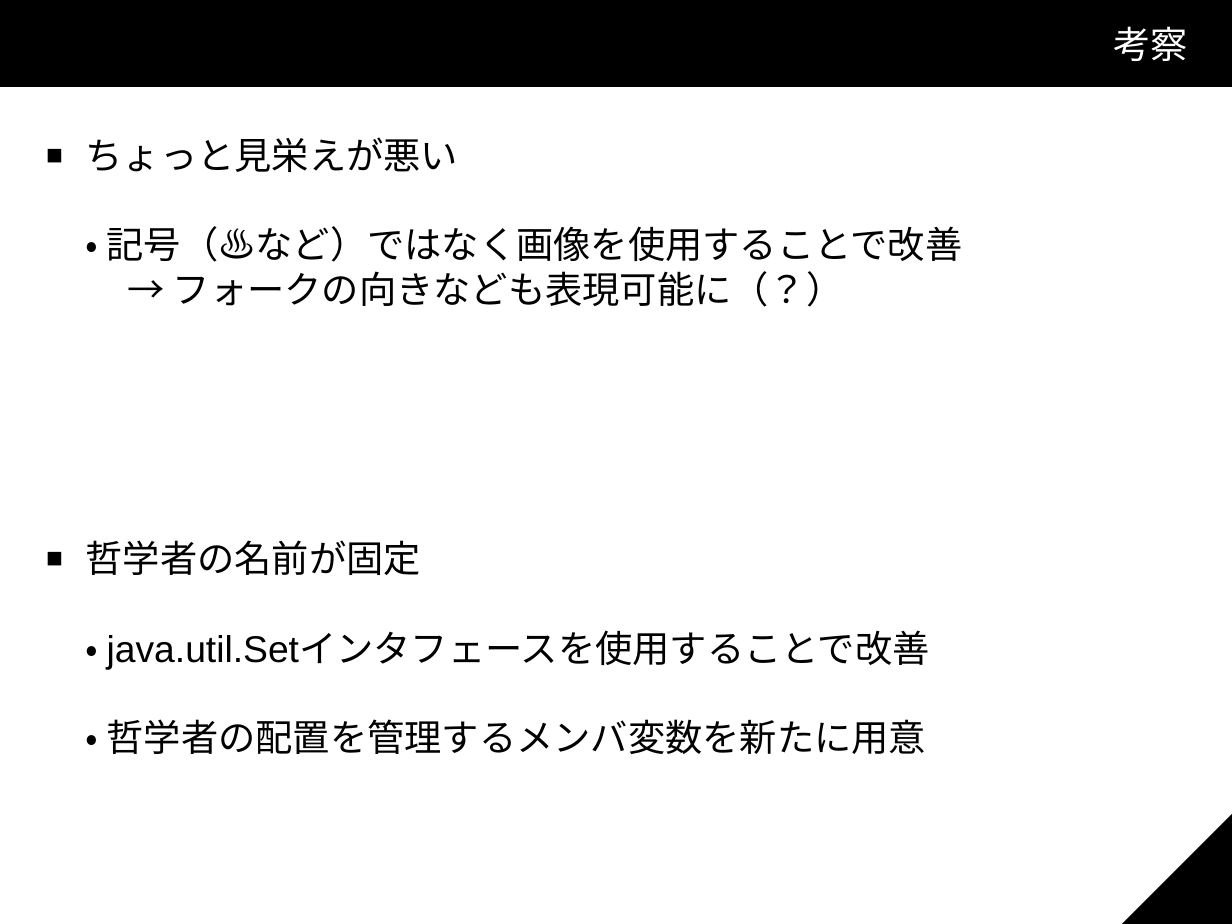
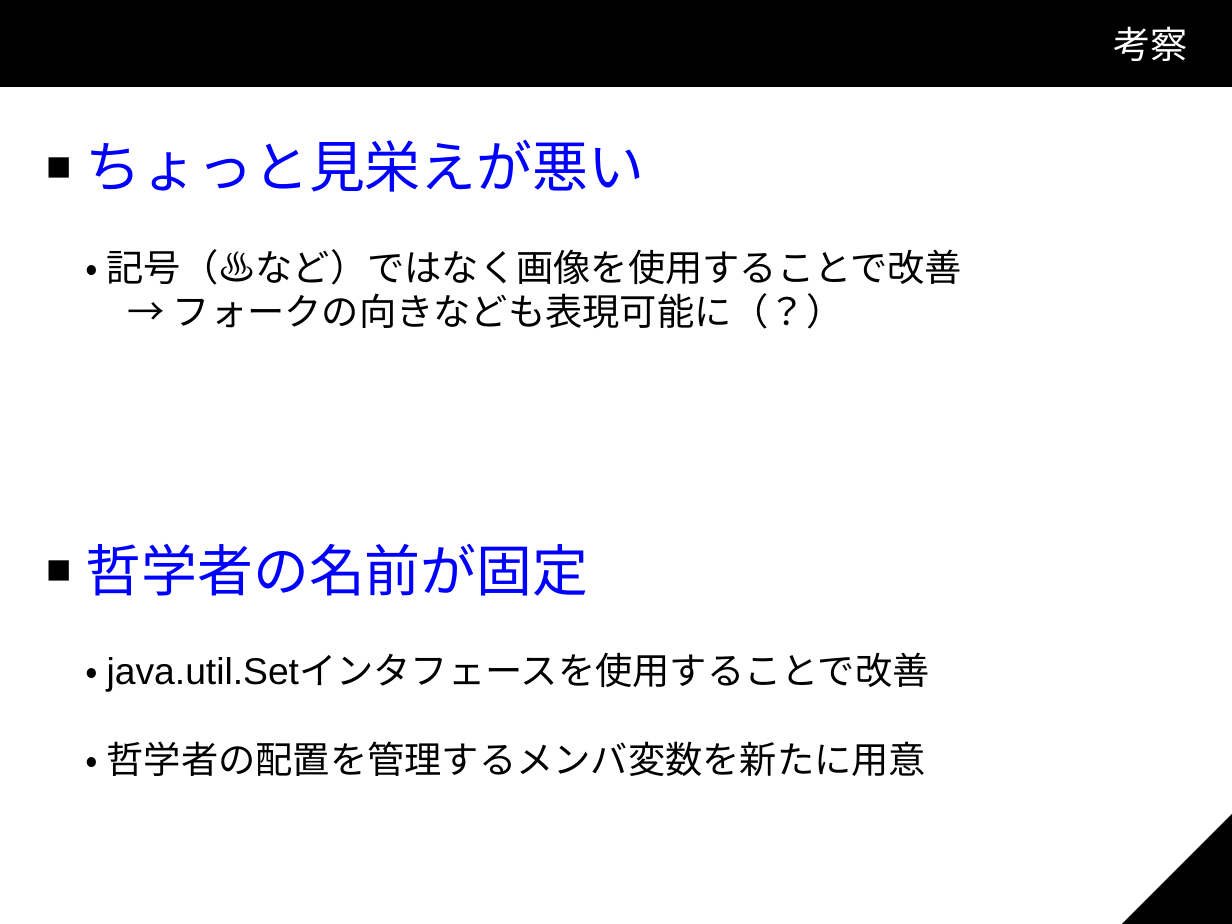
Before and after one commit to KP-3/Shota, a slide deck: slide 21 of スライド.odp (slide 10 before the commit). Drawn at 1232x924 pixels with LibreOffice and Linux fonts; fonts in the diff are those of the drawing; background and template pictures are left out. Boxes give left, top, right and bottom in pixels: in the first picture for what was removed or moved away, otherwise in the second. Text is boxed around its words. In the diff, an @@ line names an element or a change of style, - is before the commit and + after.

```diff
--- a/スライド.odp
+++ b/スライド.odp
@@ text at <box>86,140,645,192</box>: size 24 to 36 pt, text colour #000000 to #0000FF in "ちょっと見栄えが悪い" @@
@@ text at <box>86,544,589,596</box>: size 24 to 36 pt, text colour #000000 to #0000FF in "哲学者の名前が固定" @@
```
Also in this commit, not shown: 8 other slides changed, 11 slides added.
